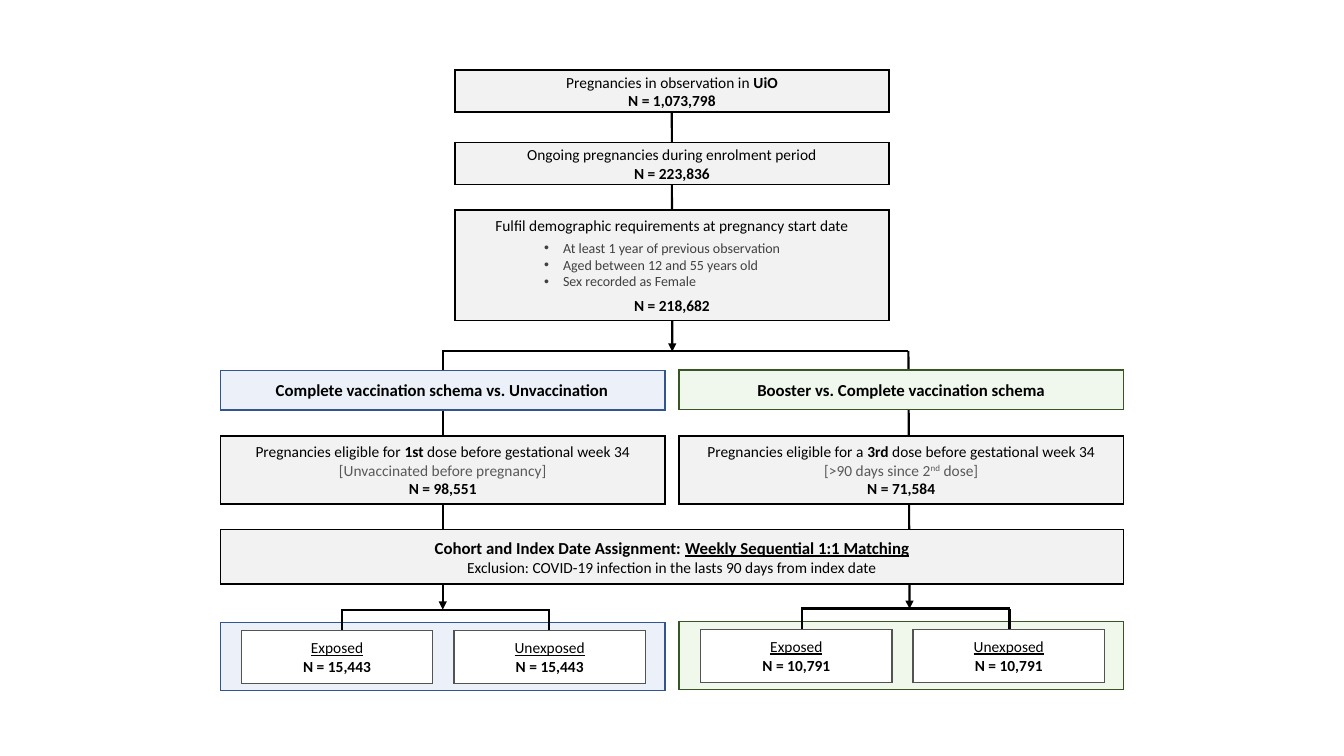
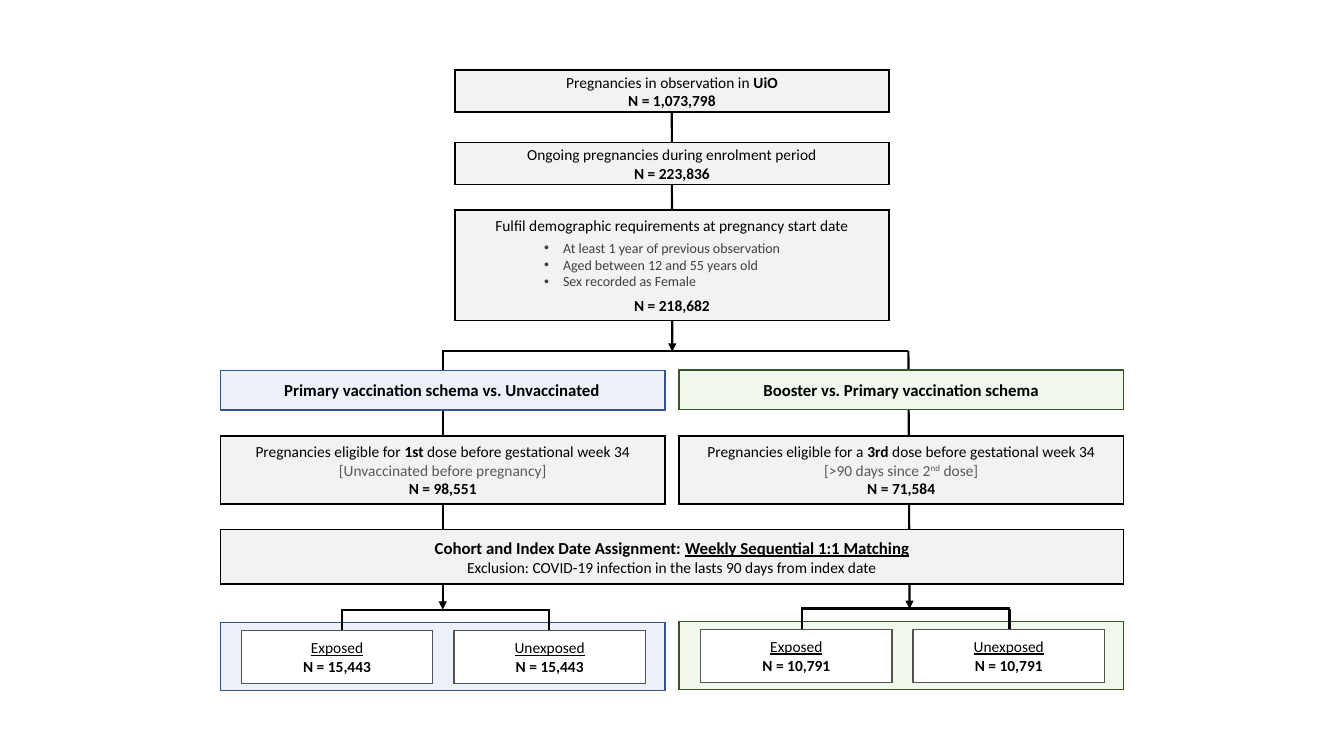
Before and after one commit to nmercadeb/PerinatalCOVID19VaccineEffectiveness, a slide deck: slide 4 of Report/figures/FiguresPPTX.pptx. Drawn at 1344x756 pixels with LibreOffice and Linux fonts; fonts in the diff are those of the drawing. Boxes give left, top, right and bottom in pixels: in the first picture for what was removed or moved away, otherwise in the second. Text is boxed around its words. In the diff, an @@ line names an element or a change of style, - is before the commit and + after.

```diff
--- a/Report/figures/FiguresPPTX.pptx
+++ b/Report/figures/FiguresPPTX.pptx
@@ text at (x1=284, y1=384, x2=599, y2=399): text changed @@
-Complete vaccination schema vs. Unvaccination
+Primary vaccination schema vs. Unvaccinated
@@ text at (x1=763, y1=384, x2=1038, y2=399): text changed @@
-Booster vs. Complete vaccination schema
+Booster vs. Primary vaccination schema
```
Also in this commit, not shown: 4 other slides changed, 9 other files.
